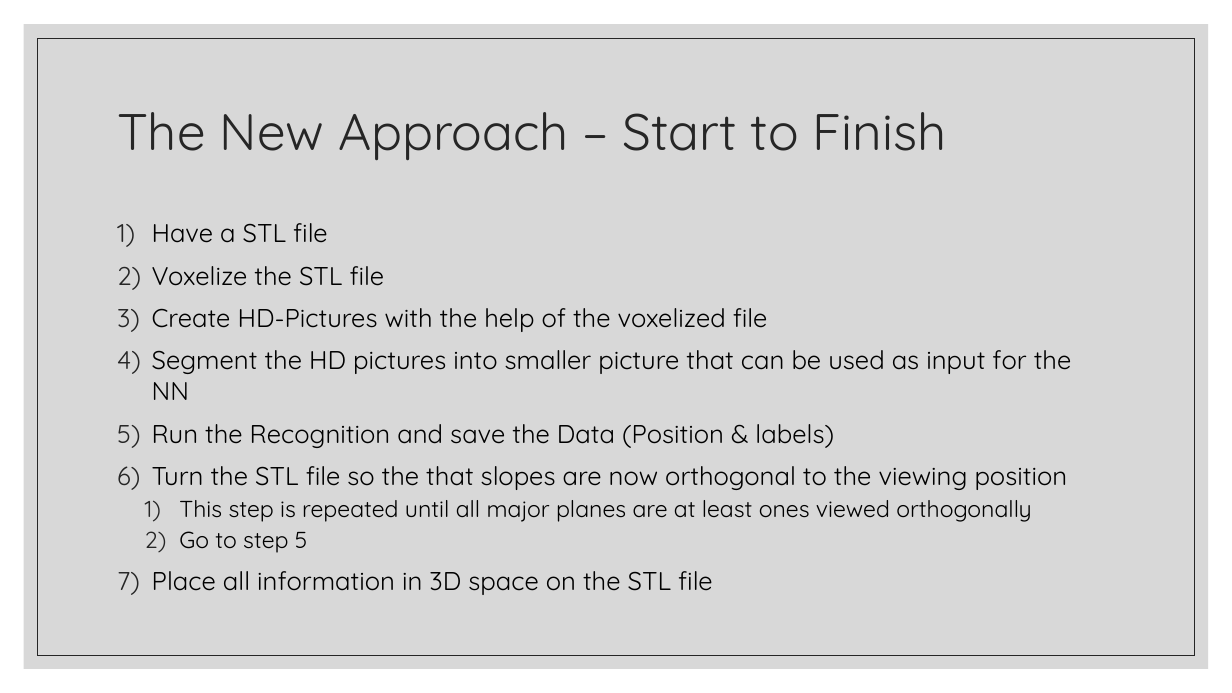
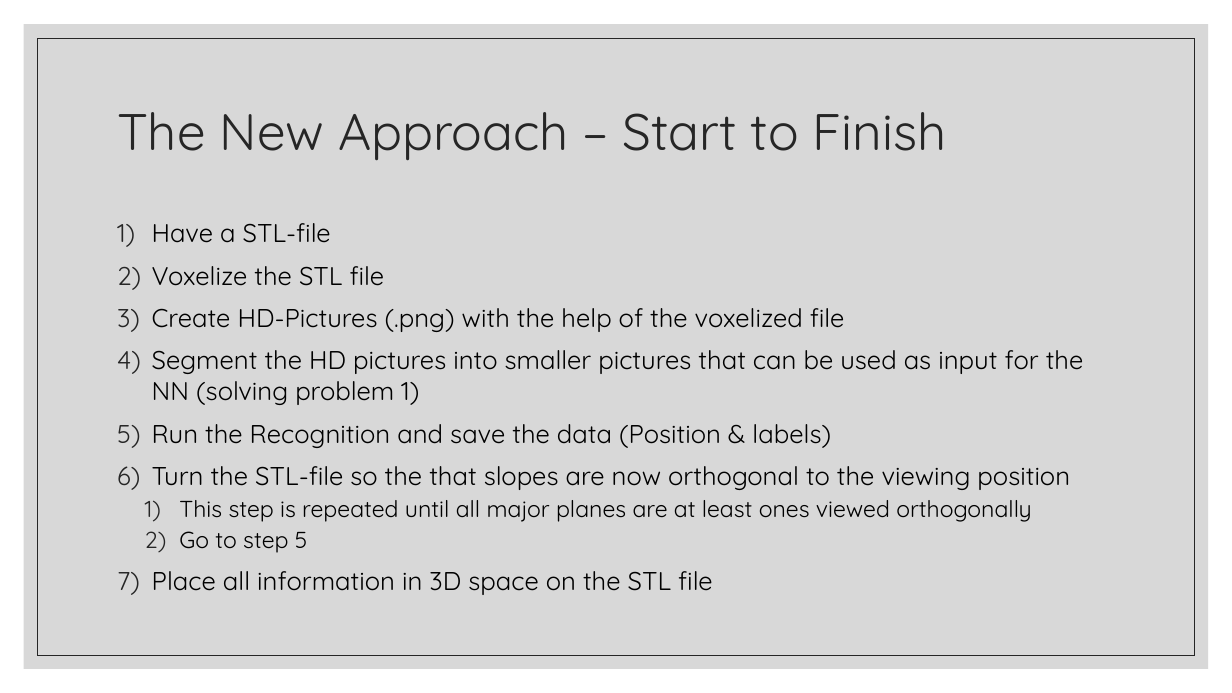
Before and after one commit to JanNalivaika/SSD_EXT, a slide deck: slide 11 of SSD Feature Detection Selling points.pptx. Drawn at 1232x693 pixels with LibreOffice and Linux fonts; fonts in the diff are those of the drawing. Boxes give left, top, right and bottom in pixels: in the first picture for what was removed or moved away, otherwise in the second. Text is boxed around its words. In the diff, an @@ line names an element or a change of style, - is before the commit and + after.

```diff
--- a/SSD Feature Detection Selling points.pptx
+++ b/SSD Feature Detection Selling points.pptx
@@ text at (152,223,331,243): text changed @@
-1) Have a STL file
+1) Have a STL-file
@@ text at (152,308,1084,490): text changed @@
-3) Create HD-Pictures with the help of the voxelized file
-4) Segment the HD pictures into smaller picture that can be used as input for the NN
-5) Run the Recognition and save the Data (Position & labels)
-6) Turn the STL file so the that slopes are now orthogonal to the viewing position
+3) Create HD-Pictures (.png) with the help of the voxelized file
+4) Segment the HD pictures into smaller pictures that can be used as input for the NN (solving problem 1)
+5) Run the Recognition and save the data (Position & labels)
+6) Turn the STL-file so the that slopes are now orthogonal to the viewing position
```
Also in this commit, not shown: 5 other slides changed, 5 other files.
